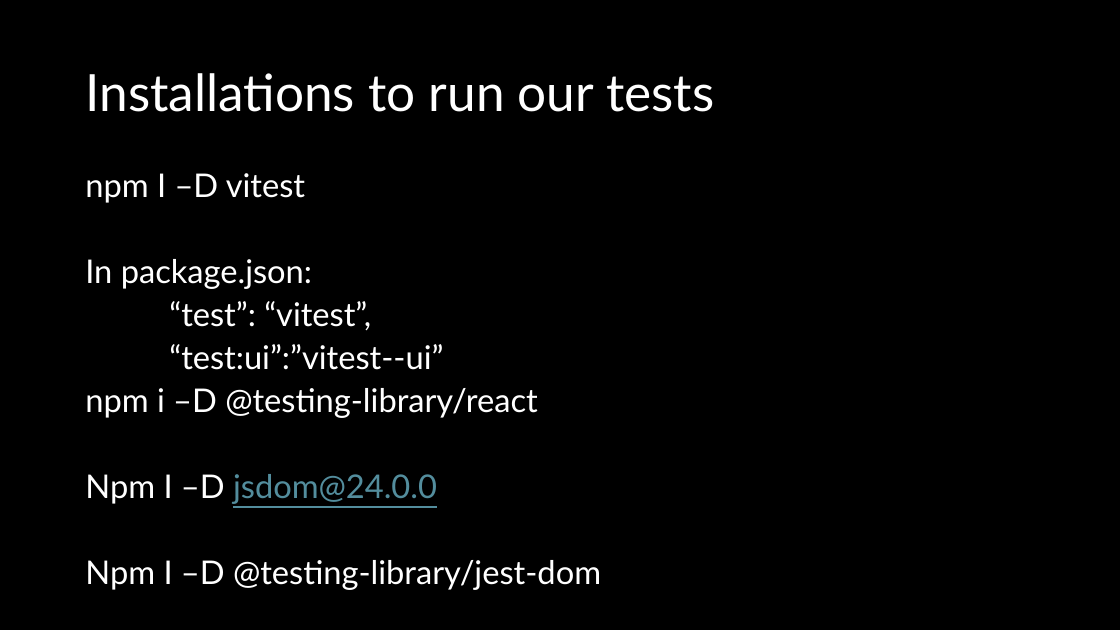
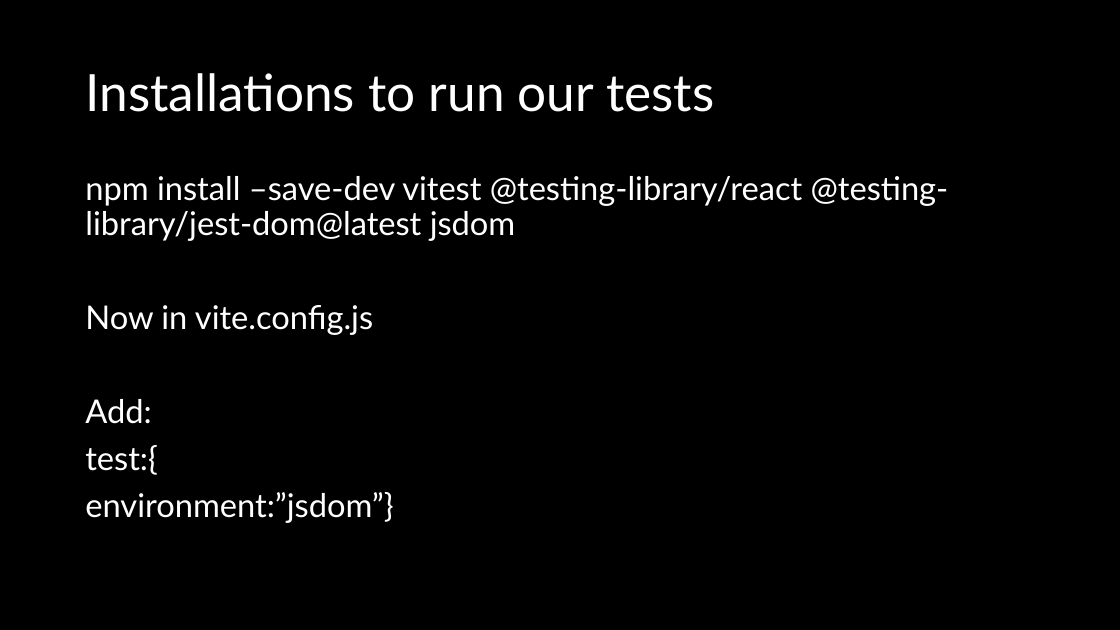
Before and after one commit to natiquekeyin/winter2025, a slide deck: slide 16 of JavaScript/Week12/Week12.pptx. Drawn at 1120x630 pixels with LibreOffice and Linux fonts; fonts in the diff are those of the drawing. Boxes give left, top, right and bottom in pixels: in the first picture for what was removed or moved away, otherwise in the second. Text is boxed around its words. In the diff, an @@ line names an element or a change of style, - is before the commit and + after.

```diff
--- a/JavaScript/Week12/Week12.pptx
+++ b/JavaScript/Week12/Week12.pptx
@@ text at [85,176,949,523]: text changed @@
-npm I –D vitest
-In package.json:
-“test”: “vitest”,
-“test:ui”:”vitest--ui”
-npm i –D @testing-library/react
-Npm I –D jsdom@24.0.0
-Npm I –D @testing-library/jest-dom
+npm install –save-dev vitest @testing-library/react @testing-library/jest-dom@latest jsdom
+Now in vite.config.js
+Add:
+test:{
+environment:”jsdom”}
```
Also in this commit, not shown: 1 other file.
